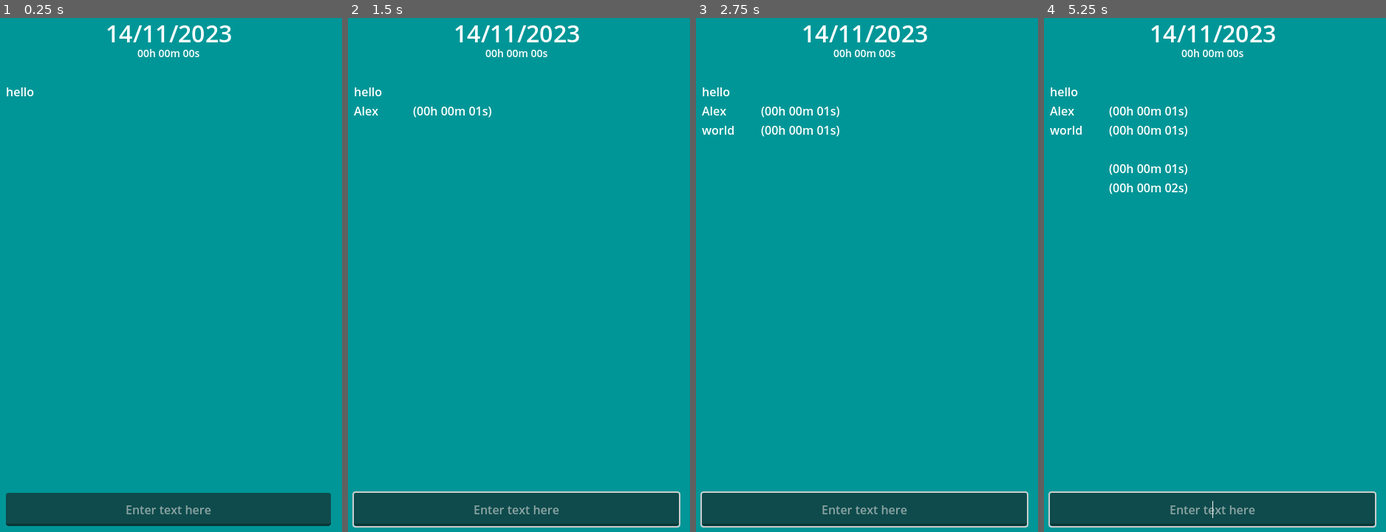
Above: before the commit, frames 1-4 (left to right).
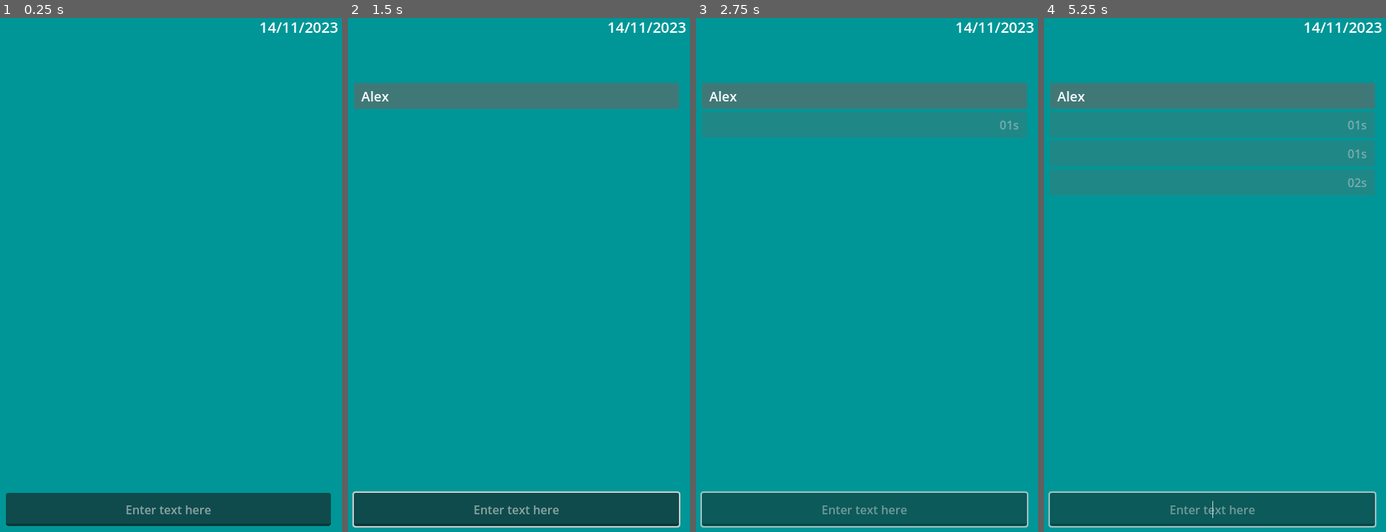
Above: after the commit, the same moments.

Repository: sandorex/timelogger
Game: Godot game, scene res://scenes/ui/home.tscn
Same seed, same stepped clock (60 frames per second), same inputs: the game is played once before the commit and once after it.
Inputs (mouse positions are in pixels of both pictures, inside the frame that each line leads up to):
- Up to frame 1 (0.25 s): no input
- Up to frame 2 (1.5 s): click (515, 511) at 0.52 s; type "Alex" at 0.6 s; tap Enter (enter) at 1.25, 1.35 s
- Up to frame 3 (2.75 s): tap Space at 2 s; tap Enter (enter) at 2.1 s
- Up to frame 4 (5.25 s): tap Enter (enter) at 2.75, 2.85, 3.6, 4.25, 4.35, 5.1 s; tap Space at 3.5, 5 s

The runs differ from the first frame. In frame 1, 0.9% of the frame differs, in the area x 1-99%, y 0-16%; in frame 2, 5.8%; in frame 3, 11%; in frame 4, 21%, in the area x 1-99%, y 0-100%.

Commit message:
Improvements
- Added font, which is probably gonna be removed as its bad
- Added theme which is probably also going to be removed
- App responds to focus changes and pauses so it does not consume much resources
- Added nicer display of logs

Diff:
--- a/autoload/data_manager.gd
+++ b/autoload/data_manager.gd
@@ -6,7 +6,7 @@
 	var date: int
 	var time_elapsed: int
 	var text: String
-	var is_work: bool
+	var is_work: bool = true
 
 class Day:
 	signal day_changed
@@ -21,7 +21,15 @@
 
 	func add_log(text: String) -> Log:
 		var log = Log.new()
-		log.text = text
+
+		# if prefixed with space then its a non work log
+		if text.begins_with(" "):
+			log.is_work = false
+			log.text = text.substr(1)
+		else:
+			log.is_work = true
+			log.text = text
+
 		log.date = Time.get_unix_time_from_system()
 
 		var last_log_date = self.get_last_log_time()
@@ -29,12 +37,6 @@
 			log.time_elapsed = log.date - last_log_date
 		else:
 			log.time_elapsed = 0
-
-		# TODO is this the best way to signify if its a break?
-		if log.text.contains("@"):
-			log.is_work = false
-		else:
-			log.is_work = true
 
 		self.logs.append(log)
 
--- a/classes/datetime.gd
+++ b/classes/datetime.gd
@@ -7,6 +7,21 @@
 	else:
 		return str(num)
 
-static func humanize_time(time: int) -> String:
+static func humanize_time(time: int, minimal: bool = false) -> String:
 	var date_dict = Time.get_datetime_dict_from_unix_time(time)
-	return _pad_time(date_dict.hour) + "h " + _pad_time(date_dict.minute) + "m " + _pad_time(date_dict.second) + "s"
+
+	if minimal:
+		var output := ""
+
+		if date_dict.hour > 0:
+			output += _pad_time(date_dict.hour) + "h "
+
+		if date_dict.minute > 0:
+			output += _pad_time(date_dict.minute) + "m "
+
+		if date_dict.second > 0:
+			output += _pad_time(date_dict.second) + "s"
+
+		return output
+	else:
+		return _pad_time(date_dict.hour) + "h " + _pad_time(date_dict.minute) + "m " + _pad_time(date_dict.second) + "s"
--- /dev/null
+++ b/other/theme.tres
@@ -0,0 +1,4 @@
+[gd_resource type="Theme" format=3 uid="uid://dqo22fja1bqg5"]
+
+[resource]
+default_font_size = 24
--- a/scenes/ui/home.gd
+++ b/scenes/ui/home.gd
@@ -4,11 +4,18 @@
 @onready var time_elapsed_label: Label = %TimeElapsedLabel
 @onready var line_edit: LineEdit = %LineEdit
 @onready var log_label: Label = %LogLabel
-
-# TODO redo the log label so its prettier and there is difference between text
-# and time, at least with color, whether its work or not
+@onready var container: VBoxContainer = $ScrollContainer/VBoxContainer
 
 var today_store: DataManager.Day
+
+func _notification(what: int) -> void:
+	match what:
+		NOTIFICATION_WM_WINDOW_FOCUS_IN:
+			#print_debug("focus in")
+			get_tree().paused = false
+		NOTIFICATION_WM_WINDOW_FOCUS_OUT:
+			#print_debug("focus out")
+			get_tree().paused = true
 
 func _ready() -> void:
 	var date := Time.get_datetime_dict_from_system()
@@ -18,32 +25,24 @@
 	self.today_store = DataManager.data_store.get_today()
 	self.today_store.day_changed.connect(self._on_logs_changed)
 
-	today_store.add_log("hello")
-	await get_tree().create_timer(2).timeout
-	today_store.add_log("world")
-
 func _on_logs_changed() -> void:
-	self.log_label.text = ""
+	# remove children
+	for child in self.container.get_children():
+		child.queue_free()
 
 	for log in self.today_store.logs:
-		if log.time_elapsed == 0:
-			self.log_label.text += log.text + "\n"
-			continue
-
-		if log.text:
-			self.log_label.text += log.text + " \t(" + DateTime.humanize_time(log.time_elapsed) + ")\n"
-		else:
-			# nicer display without time
-			self.log_label.text += "(" + DateTime.humanize_time(log.time_elapsed) + ")\n"
+		self.container.add_child(LogControl.create_from_log(log))
 
 func _process(_delta: float) -> void:
 	# update running counter
 	if self.today_store.logs.size() > 0:
 		self.time_elapsed_label.text = DateTime.humanize_time(
 			Time.get_unix_time_from_system() - self.today_store.get_last_log_time()
+			, true
 		)
 	else:
 		self.time_elapsed_label.text = ""
+
 
 # TODO touch double tap to push
 func _input(event: InputEvent) -> void:
@@ -57,3 +56,9 @@
 func push_log() -> void:
 	self.today_store.add_log(self.line_edit.text)
 	self.line_edit.text = ""
+
+func _on_line_edit_text_changed(new_text: String) -> void:
+	if new_text.begins_with(" "):
+		self.line_edit.modulate.a = 0.8
+	else:
+		self.line_edit.modulate.a = 1
--- a/scenes/ui/home.tscn
+++ b/scenes/ui/home.tscn
@@ -1,6 +1,7 @@
-[gd_scene load_steps=2 format=3 uid="uid://b14lfx64ryd0i"]
+[gd_scene load_steps=3 format=3 uid="uid://b14lfx64ryd0i"]
 
 [ext_resource type="Script" path="res://scenes/ui/home.gd" id="1_us0s6"]
+[ext_resource type="Theme" uid="uid://dqo22fja1bqg5" path="res://other/theme.tres" id="2_oepg7"]
 
 [node name="Home" type="Control"]
 layout_mode = 3
@@ -21,7 +22,8 @@
 color = Color(3.85046e-07, 0.58805, 0.590802, 1)
 metadata/_edit_lock_ = true
 
-[node name="VBoxContainer" type="VBoxContainer" parent="."]
+[node name="TimeElapsedLabel" type="Label" parent="."]
+unique_name_in_owner = true
 layout_mode = 1
 anchors_preset = 5
 anchor_left = 0.5
@@ -29,23 +31,26 @@
 offset_left = -66.0
 offset_top = 10.0
 offset_right = 66.0
-offset_bottom = 70.0
+offset_bottom = 33.0
 grow_horizontal = 2
-theme_override_constants/separation = -5
-
-[node name="DateLabel" type="Label" parent="VBoxContainer"]
-unique_name_in_owner = true
-layout_mode = 2
-theme_override_font_sizes/font_size = 32
-text = "1/1/2024"
+theme_override_font_sizes/font_size = 20
+text = "99h 99m 99s"
 horizontal_alignment = 1
 
-[node name="TimeElapsedLabel" type="Label" parent="VBoxContainer"]
+[node name="DateLabel" type="Label" parent="."]
 unique_name_in_owner = true
-layout_mode = 2
-theme_override_font_sizes/font_size = 14
-text = "99h 99m 99s"
-horizontal_alignment = 1
+layout_mode = 1
+anchors_preset = 1
+anchor_left = 1.0
+anchor_right = 1.0
+offset_left = -142.0
+offset_top = 10.0
+offset_right = -10.0
+offset_bottom = 41.0
+grow_horizontal = 0
+theme_override_font_sizes/font_size = 20
+text = "1/1/2024"
+horizontal_alignment = 2
 
 [node name="ScrollContainer" type="ScrollContainer" parent="."]
 layout_mode = 1
@@ -60,14 +65,10 @@
 grow_vertical = 2
 horizontal_scroll_mode = 0
 
-[node name="LogLabel" type="Label" parent="ScrollContainer"]
-unique_name_in_owner = true
+[node name="VBoxContainer" type="VBoxContainer" parent="ScrollContainer"]
 layout_mode = 2
 size_flags_horizontal = 3
 size_flags_vertical = 3
-text = "Do something
-Do not do something: [bold]2h 30m[/bold]"
-tab_stops = PackedFloat32Array(80)
 
 [node name="LineEdit" type="LineEdit" parent="."]
 unique_name_in_owner = true
@@ -89,3 +90,19 @@
 max_length = 40
 middle_mouse_paste_enabled = false
 caret_blink = true
+
+[node name="LogLabel" type="Label" parent="."]
+unique_name_in_owner = true
+visible = false
+layout_mode = 2
+offset_left = 20.0
+offset_top = 100.0
+offset_right = 460.0
+offset_bottom = 620.0
+size_flags_horizontal = 3
+size_flags_vertical = 3
+theme = ExtResource("2_oepg7")
+text = "Lorem ipsum dolorem"
+tab_stops = PackedFloat32Array(80)
+
+[connection signal="text_changed" from="LineEdit" to="." method="_on_line_edit_text_changed"]
--- /dev/null
+++ b/scenes/ui_element/log.gd
@@ -0,0 +1,28 @@
+extends Control
+class_name LogControl
+
+const SCENE = preload("res://scenes/ui_element/log.tscn")
+
+var log: DataManager.Log
+
+@onready var color_rect: ColorRect = $ColorRect
+@onready var text_label: Label = %TextLabel
+@onready var time_label: Label = %TimeLabel
+
+static func create_from_log(log: DataManager.Log) -> LogControl:
+	var node := SCENE.instantiate()
+	node.log = log
+
+	return node
+
+func _ready():
+	self.text_label.text = log.text
+
+	if self.log.time_elapsed != 0:
+		self.time_label.text = DateTime.humanize_time(log.time_elapsed, true)
+	else:
+		self.time_label.visible = false
+
+	# dim logs that are not work
+	if not log.is_work:
+		self.modulate.a = 0.5
--- /dev/null
+++ b/scenes/ui_element/log.tscn
@@ -0,0 +1,62 @@
+[gd_scene load_steps=3 format=3 uid="uid://b3bxy3h761iae"]
+
+[ext_resource type="Script" path="res://scenes/ui_element/log.gd" id="1_c8skb"]
+[ext_resource type="Theme" uid="uid://dqo22fja1bqg5" path="res://other/theme.tres" id="1_hvy0n"]
+
+[node name="Log" type="Control"]
+custom_minimum_size = Vector2(0, 35)
+layout_mode = 3
+anchor_right = 1.0
+anchor_bottom = 0.049
+offset_bottom = 9.72
+grow_horizontal = 2
+grow_vertical = 2
+script = ExtResource("1_c8skb")
+
+[node name="ColorRect" type="ColorRect" parent="."]
+layout_mode = 1
+anchors_preset = 15
+anchor_right = 1.0
+anchor_bottom = 1.0
+grow_horizontal = 2
+grow_vertical = 2
+color = Color(0.400698, 0.400698, 0.400698, 0.627451)
+
+[node name="TextLabel" type="Label" parent="."]
+unique_name_in_owner = true
+layout_mode = 1
+anchors_preset = 4
+anchor_top = 0.5
+anchor_bottom = 0.5
+offset_left = 10.0
+offset_top = -16.5
+offset_right = 253.0
+offset_bottom = 17.5
+grow_vertical = 2
+theme = ExtResource("1_hvy0n")
+theme_override_font_sizes/font_size = 18
+text = "The text goes here"
+vertical_alignment = 1
+clip_text = true
+
+[node name="TimeLabel" type="Label" parent="."]
+unique_name_in_owner = true
+layout_mode = 1
+anchors_preset = 6
+anchor_left = 1.0
+anchor_top = 0.5
+anchor_right = 1.0
+anchor_bottom = 0.5
+offset_left = -127.0
+offset_top = -13.5
+offset_right = -10.0
+offset_bottom = 13.5
+grow_horizontal = 0
+grow_vertical = 2
+size_flags_horizontal = 8
+theme = ExtResource("1_hvy0n")
+theme_override_colors/font_color = Color(0.821788, 0.821789, 0.821789, 1)
+theme_override_font_sizes/font_size = 16
+text = "69h 69m 69s"
+horizontal_alignment = 2
+vertical_alignment = 1
Binary file added: fonts/Light Stories.otf
Not shown, added: fonts/Light Stories.otf.import
